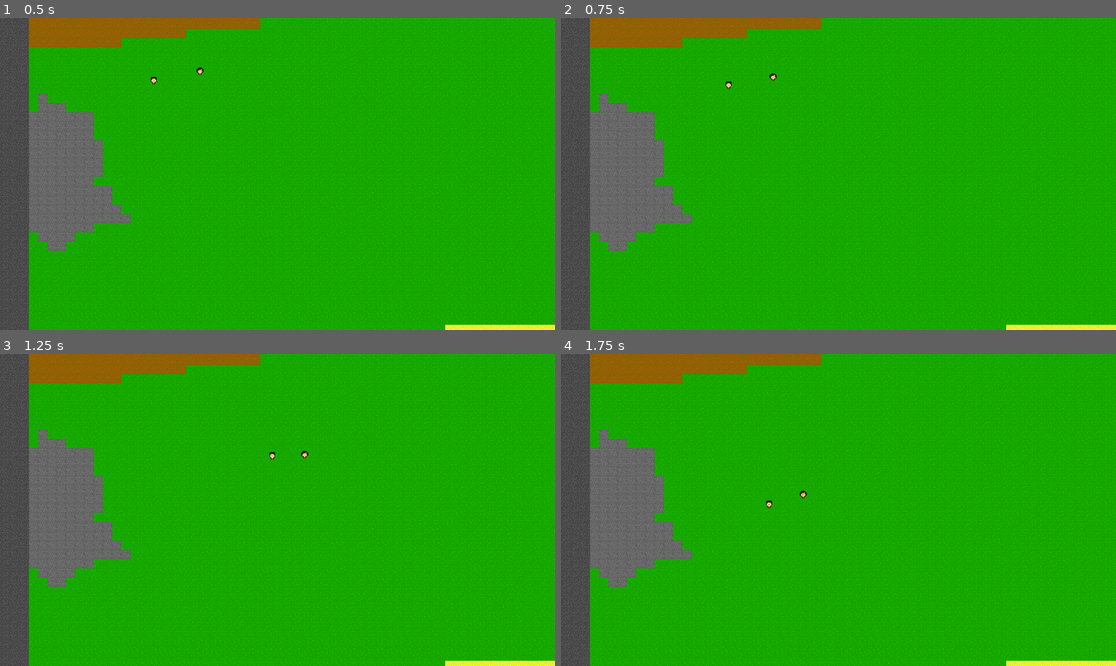
Above: before the commit, frames 1-4 (two rows, left to right).
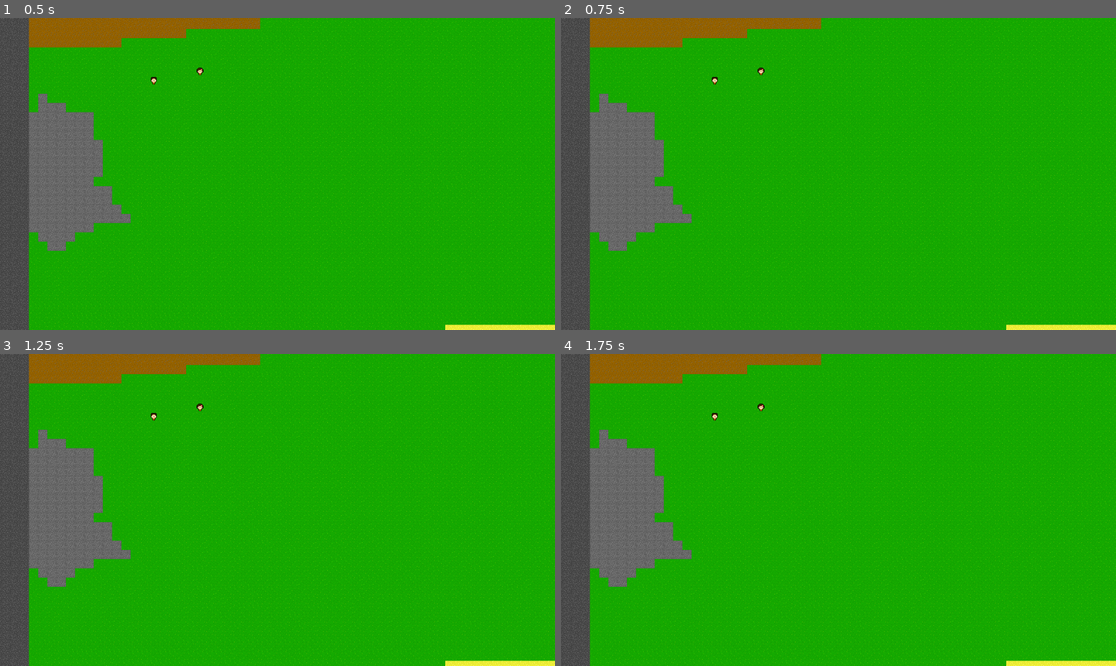
Above: after the commit, the same moments.

Repository: nookaeo/econ-village
Game: Godot game, scene res://scenes/core/world.tscn
Two runs of this game, one before a commit and one after it. Both use one fixed random seed, a clock stepped at 60 frames per second and the inputs below.
Inputs (mouse positions are in pixels of both pictures, inside the frame that each line leads up to):
- Up to frame 1 (0.5 s): no input
- Up to frame 2 (0.75 s): tap Enter at 0.5 s; move the mouse to (960, 158) at 0.52 s; click (960, 158) at 0.67 s
- Up to frame 3 (1.25 s): no input
- Up to frame 4 (1.75 s): drag from (727, 525) to (810, 572) at 1.27 s

Frame 1 is identical in both runs. In frame 2, 0.1% of the frame differs, in the area x 27-39%, y 15-23%; in frame 3, 0.1%; in frame 4, 0.1%.

Commit message:
feat: add grow up system for agent

Diff:
--- a/resources/agent/genetics/sex_chromosomes/y_chromosomes/y_default.tres
+++ b/resources/agent/genetics/sex_chromosomes/y_chromosomes/y_default.tres
@@ -10,6 +10,7 @@
 kid_texture = ExtResource("3_48g2w")
 adult_texture = ExtResource("2_4px50")
 lifespan = 0
+kid_phase = 0
 strength_base = 0.0
 sry_gene_power = 0.4
 metadata/_custom_type_script = "uid://e0ksit715d1f"
--- a/scripts/entities/agent/genetics/chromosome_sex_data.gd
+++ b/scripts/entities/agent/genetics/chromosome_sex_data.gd
@@ -6,6 +6,7 @@
 @export var adult_texture :Texture2D
 
 @export var lifespan :int = 2880 #day
+@export var kid_phase :int = 576 #day
 @export var strength_base :float = 100
 @export var patience_index :float = 100
 
--- a/scripts/entities/agent/villagent.gd
+++ b/scripts/entities/agent/villagent.gd
@@ -1,5 +1,7 @@
 extends CharacterBody2D
 class_name Villagent
+
+const rate :float = 1.0
 
 @export var tile_map :TileMapLayer
 @export var genetics :Genetics
@@ -7,19 +9,23 @@
 @export var energy_drain_multiplier :float = 0.5
 @onready var sprite :Sprite2D = %Sprite
 
+
 var sex :String
 var lifespan :int
+var kid_phase :float
 var max_strength :float
 var max_active_energy :float
 var max_passive_energy :float
-var base_speed :float
-var energy_drain_rate :float
+
+
+var sum_sry_gene_power
 
 var age :int = 0
-var strength :float = 0
-var active_energy :float = 0
-var passive_energy :float = 0
-
+var strength :float = 0.0
+var active_energy :float = 0.0
+var passive_energy :float = 0.0
+var energy_drain_rate :float = 0.0
+var base_speed :float = 0.0
 
 var target_position :Vector2 = Vector2.ZERO
 var is_moving: bool = false
@@ -28,9 +34,12 @@
 func _ready() -> void:
 	var current_tile := tile_map.local_to_map(global_position)
 	global_position = tile_map.map_to_local(current_tile)
-	stats_init()
+
 	CoreSignal.birth.emit(self, lifespan)
-	print(sex," lifespan:",lifespan," max_strength:",max_strength," max_active_energy:",max_active_energy," max_passive_energy:",max_passive_energy," energy_drain_rate:",energy_drain_rate," base_speed:",base_speed)
+	CoreSignal.day_pass.connect(_aging)
+	_base_stats_init()
+	_stats_calculate()
+	_dump_stats()
 
 func _process(_delta: float) -> void:
 	pass
@@ -41,45 +50,66 @@
 		if global_position == target_position:
 			is_moving = false
 
+func _input(event) -> void:
+	if event is InputEventMouseButton and event.pressed and event.button_index == MOUSE_BUTTON_RIGHT:
+		var clicked_tile = tile_map.local_to_map(get_global_mouse_position())
+		_move_to_grid(clicked_tile)
 #///////////////////////////////////////////////////////////////////////////#
 
-func stats_init() -> void:
-	var status_multiplier :float
-	var strength_base :float = genetics.sex.first.strength_base + genetics.sex.second.strength_base
-	var sry_gene_power :float = genetics.sex.first.sry_gene_power + genetics.sex.second.sry_gene_power
-	var lifespan_base :int = genetics.sex.first.lifespan + genetics.sex.second.lifespan
+func _base_stats_init() -> void:
+	var status_average_index :float
+	var sum_strength_base :float = genetics.sex.first.strength_base + genetics.sex.second.strength_base
+	sum_sry_gene_power= genetics.sex.first.sry_gene_power + genetics.sex.second.sry_gene_power
+	var base_lifespan :int = genetics.sex.first.lifespan + genetics.sex.second.lifespan
+	var base_kid_phase :int = genetics.sex.first.kid_phase + genetics.sex.second.kid_phase
 
 	if genetics.sex.first.sry_gene_power + genetics.sex.second.sry_gene_power > 0 :
-		status_multiplier = 1
+		status_average_index = 1
 		sex = "male"
 		if genetics.sex.first.sry_gene_power > 0:
 			sprite.texture = genetics.sex.first.kid_texture
 		else:
 			sprite.texture = genetics.sex.second.kid_texture
 	else:
-		status_multiplier = 0.5
+		status_average_index = 0.5
 		sex = "female"
 		sprite.texture = genetics.sex.first.kid_texture
 
-	lifespan = int(lifespan_base * (1 - (sry_gene_power * 0.25)) * status_multiplier)
-	max_strength = strength_base * (1 + sry_gene_power) * status_multiplier
-	max_active_energy = max_strength
-	max_passive_energy = floorf(max_strength * passive_energy_multiplier)
-	energy_drain_rate = floorf(max_strength * energy_drain_multiplier)
-	base_speed = clamp(floorf(400 - ((max_strength - 200) ** 2) / 200),0,500)
+	lifespan = int(base_lifespan * (rate - (sum_sry_gene_power * 0.25)) * status_average_index)
+	kid_phase = int(base_kid_phase * status_average_index)
+	max_strength =sum_strength_base * (rate + sum_sry_gene_power) * status_average_index
 
 
-func move_to_grid(tile_coords :Vector2i) -> void:
+func _stats_calculate() -> void:
+	strength = floorf(max_strength * (0.1 + (age / kid_phase) * 0.9))
+	energy_drain_rate = floorf(strength * energy_drain_multiplier)
+	base_speed = floorf(clamp(floorf(500 - ((strength - 200) ** 2) / 90),0,500))
+	max_active_energy = strength
+	max_passive_energy = floorf(strength * passive_energy_multiplier)
+
+func _move_to_grid(tile_coords :Vector2i) -> void:
 	target_position = tile_map.map_to_local(tile_coords)
 	is_moving = true
 
-func _input(event) -> void:
-	if event is InputEventMouseButton and event.pressed:
-		var clicked_tile = tile_map.local_to_map(get_global_mouse_position())
-		move_to_grid(clicked_tile)
+
 
 func die() -> void:
 	#Inherite properties here
 	#Drop items here
+	self.queue_free()
 
-	self.queue_free()
+func _aging() -> void:
+	age += 1
+	if age <= kid_phase:
+		_stats_calculate()
+	_dump_stats()
+	if age == kid_phase:
+		if genetics.sex.first.sry_gene_power > 0:
+			sprite.texture = genetics.sex.first.adult_texture
+		else:
+			sprite.texture = genetics.sex.second.adult_texture
+
+func _dump_stats():
+	print(sex," age:",age,"/",lifespan," kid_phase:",kid_phase," strength:",strength,"/",max_strength," active_energy:",active_energy,"/",max_active_energy," passive_energy:",passive_energy,"/",max_passive_energy," energy_drain_rate:",energy_drain_rate," base_speed:",base_speed)
+
+#func _
--- a/scripts/global_signal/core_signal.gd
+++ b/scripts/global_signal/core_signal.gd
@@ -1,3 +1,3 @@
 extends Node
-signal day
+signal day_pass
 signal birth (agent :Node, life_span)
